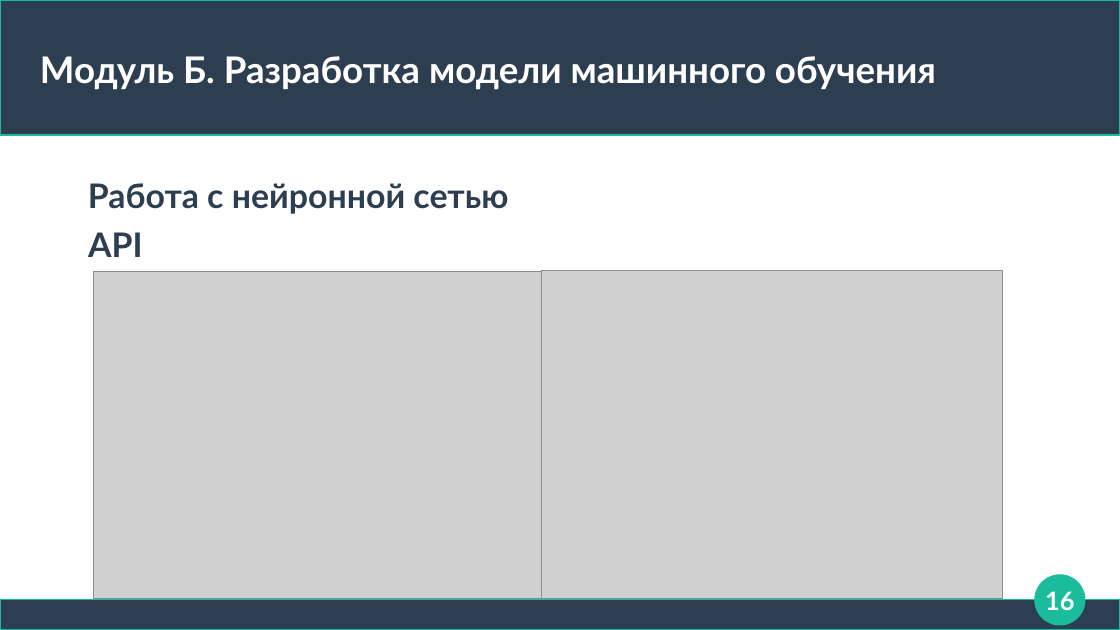
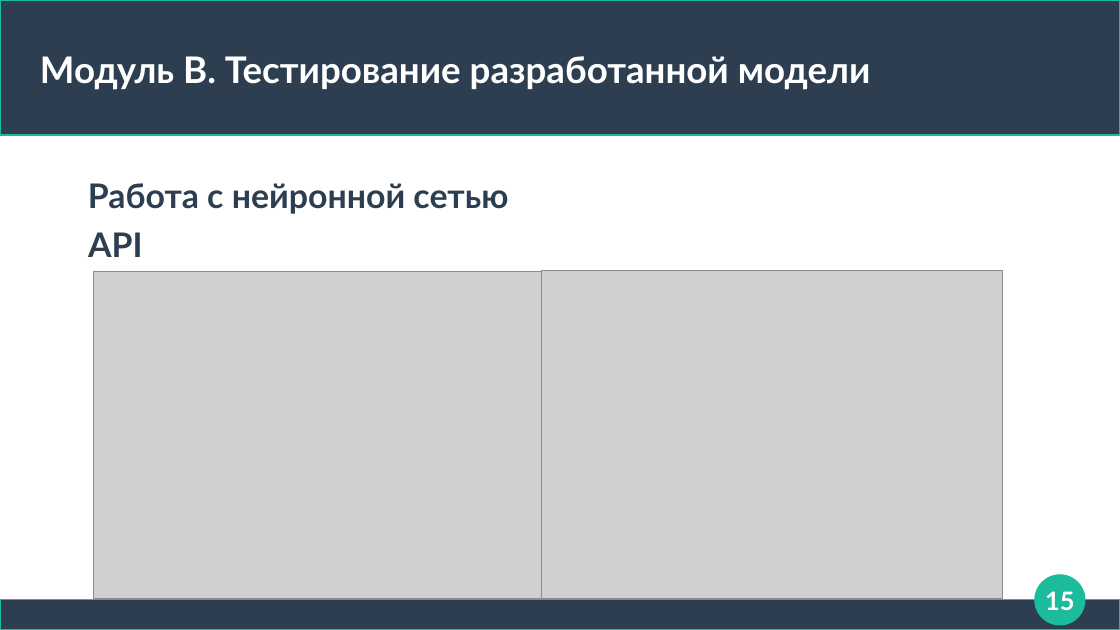
Before and after one commit to Rainfue/NLP-summary, a slide deck: slide 15 of Module4/presentation.odp (slide 16 before the commit). Drawn at 1120x630 pixels with LibreOffice and Linux fonts; fonts in the diff are those of the drawing; grey boxes stand for pictures. Boxes give left, top, right and bottom in pixels: in the first picture for what was removed or moved away, otherwise in the second. Text is boxed around its words. In the diff, an @@ line names an element or a change of style, - is before the commit and + after.

```diff
--- a/Module4/presentation.odp
+++ b/Module4/presentation.odp
@@ title at [40, 56, 871, 90]: text changed @@
-Модуль Б. Разработка модели машинного обучения
+Модуль В. Тестирование разработанной модели
@@ page number at [1045, 591, 1074, 610]: text changed @@
-16
+15
```
Also in this commit, not shown: 4 other slides changed, 1 other file.
